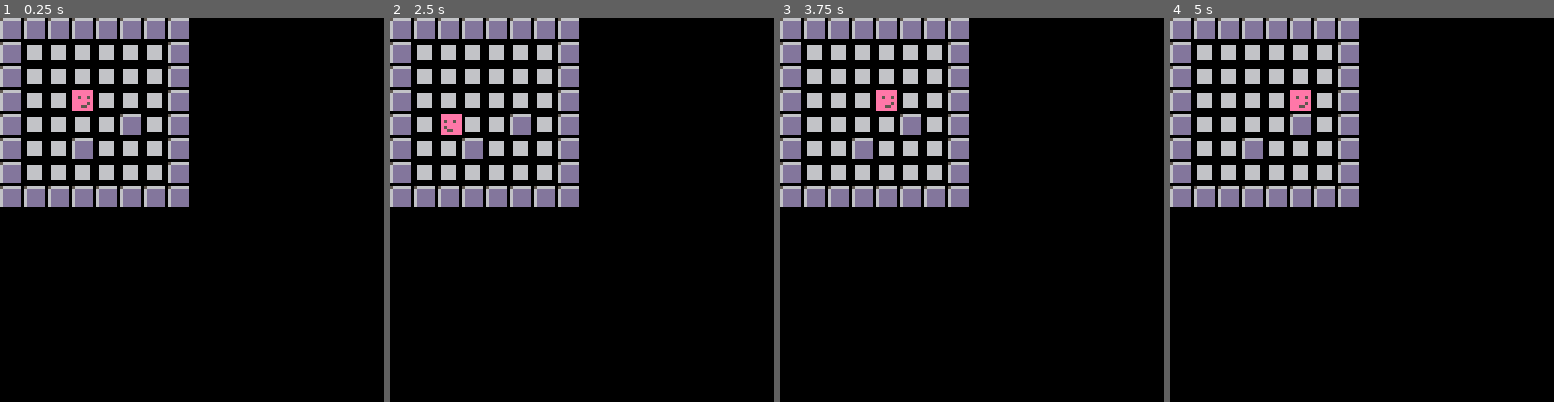
Above: before the commit, frames 1-4 (left to right).
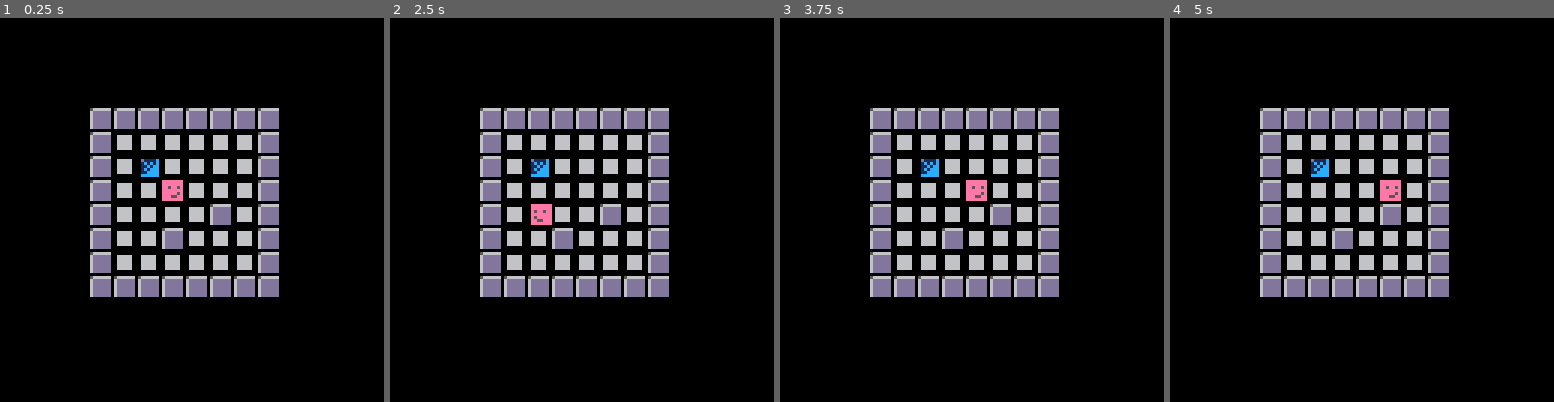
Above: after the commit, the same moments.

Repository: ymendel/parabox
Game: PICO-8 cartridge parabox.p8
The game is run twice, just before and just after one commit, with the same random seed, the same clock (stepped at 60 frames per second) and the same inputs.
Inputs:
- Up to frame 1 (0.25 s): no input
- Up to frame 2 (2.5 s): hold Left 1.97-2.37 s; hold Down from 2.42 s (still down)
- Up to frame 3 (3.75 s): release Down at 2.82 s; hold Right 2.87-3.53 s; hold Up from 3.58 s (still down)
- Up to frame 4 (5 s): release Up at 4.08 s; hold Right 4.13-4.53 s; hold Down from 4.58 s (still down)

The runs differ from the first frame. In frame 1, 26% of the frame differs, in the area x 0-73%, y 0-73%; in frame 2, 26%; in frame 3, 26%; in frame 4, 26%.

Commit message:
handle pushing box around
This works okay with a single box and pushing it, and not letting it go
into the wall or have the player on top. I bet this is not going to be
great with multiple boxes, though.

Diff:
--- a/game.lua
+++ b/game.lua
@@ -1,4 +1,6 @@
 function game_init()
+  boxes_init()
+  map_init()
   player_init()
 end
 
@@ -8,6 +10,69 @@
 
 function game_draw()
   cls()
+  camera(-30,-30)
   map()
+  boxes_draw()
   player_draw()
+  camera()
 end
+
+function boxes_init()
+  boxes={}
+end
+
+function boxes_draw()
+  for box in all(boxes) do
+    local coords=map_to_screen_coords(box.x,box.y)
+    spr(box.spr,coords[1],coords[2])
+  end
+end
+
+function push_boxes()
+  for box in all(boxes) do
+    if (pl.x==box.x and pl.y==box.y) then
+      local px,py=box.x,box.y
+      box.x+=pl.dx
+      box.y+=pl.dy
+      local tile=mget(box.x,box.y)
+      if (tile_blocking(tile)) then
+        box.x,box.y=px,py
+      end
+    end
+  end
+end
+
+function pl_on_box()
+  for box in all(boxes) do
+    if (pl.x==box.x and pl.y==box.y) then
+      return true
+    end
+  end
+  return false
+end
+
+function map_init()
+  map()
+  for i=0,15 do
+    for j=0,15 do
+      local tile=mget(i,j)
+      if (tile_moveable(tile)) then
+        local nb={
+          spr=tile,
+          x=i,
+          y=j,
+        }
+        add(boxes,nb)
+        mset(i,j,17)
+      end
+    end
+  end
+end
+
+function tile_blocking(tile)
+  return fget(tile,1)
+end
+
+function tile_moveable(tile)
+  return fget(tile,2)
+end
--- a/parabox.p8
+++ b/parabox.p8
@@ -11,12 +11,12 @@
 #include player.lua
 __gfx__
 00000000eeeeeee00000000000000000000000000000000000000000000000000000000000000000000000000000000000000000000000000000000000000000
-00000000eeeeeee00dccc11000000000000000000000000000000000000000000000000000000000000000000000000000000000000000000000000000000000
-00700700ee5ee5e00c11111000000000000000000000000000000000000000000000000000000000000000000000000000000000000000000000000000000000
-00077000eeeeeee00c11111000000000000000000000000000000000000000000000000000000000000000000000000000000000000000000000000000000000
-00077000eeeee5e00c11111000000000000000000000000000000000000000000000000000000000000000000000000000000000000000000000000000000000
-00700700eee55ee00111111000000000000000000000000000000000000000000000000000000000000000000000000000000000000000000000000000000000
-00000000eeeeeee00111111000000000000000000000000000000000000000000000000000000000000000000000000000000000000000000000000000000000
+00000000eeeeeee00d1111c000000000000000000000000000000000000000000000000000000000000000000000000000000000000000000000000000000000
+00700700ee5ee5e001c1c1c000000000000000000000000000000000000000000000000000000000000000000000000000000000000000000000000000000000
+00077000eeeeeee0011c1cc000000000000000000000000000000000000000000000000000000000000000000000000000000000000000000000000000000000
+00077000eeeee5e001c1ccc000000000000000000000000000000000000000000000000000000000000000000000000000000000000000000000000000000000
+00700700eee55ee0011cccc000000000000000000000000000000000000000000000000000000000000000000000000000000000000000000000000000000000
+00000000eeeeeee00cccccc000000000000000000000000000000000000000000000000000000000000000000000000000000000000000000000000000000000
 00000000000000000000000000000000000000000000000000000000000000000000000000000000000000000000000000000000000000000000000000000000
 56666660000000000000000000000000000000000000000000000000000000000000000000000000000000000000000000000000000000000000000000000000
 6dddddd0066666000000000000000000000000000000000000000000000000000000000000000000000000000000000000000000000000000000000000000000
@@ -26,12 +26,12 @@
 6dddddd0066666000000000000000000000000000000000000000000000000000000000000000000000000000000000000000000000000000000000000000000
 6dddddd0000000000000000000000000000000000000000000000000000000000000000000000000000000000000000000000000000000000000000000000000
 __gff__
-0000000000000000000000000000000002000000000000000000000000000000000000000000000000000000000000000000000000000000000000000000000000000000000000000000000000000000000000000000000000000000000000000000000000000000000000000000000000000000000000000000000000000000
+0000060000000000000000000000000002000000000000000000000000000000000000000000000000000000000000000000000000000000000000000000000000000000000000000000000000000000000000000000000000000000000000000000000000000000000000000000000000000000000000000000000000000000
 0000000000000000000000000000000000000000000000000000000000000000000000000000000000000000000000000000000000000000000000000000000000000000000000000000000000000000000000000000000000000000000000000000000000000000000000000000000000000000000000000000000000000000
 __map__
 1010101010101010000000000000000000000000000000000000000000000000000000000000000000000000000000000000000000000000000000000000000000000000000000000000000000000000000000000000000000000000000000000000000000000000000000000000000000000000000000000000000000000000
 1011111111111110000000000000000000000000000000000000000000000000000000000000000000000000000000000000000000000000000000000000000000000000000000000000000000000000000000000000000000000000000000000000000000000000000000000000000000000000000000000000000000000000
-1011111111111110000000000000000000000000000000000000000000000000000000000000000000000000000000000000000000000000000000000000000000000000000000000000000000000000000000000000000000000000000000000000000000000000000000000000000000000000000000000000000000000000
+1011021111111110000000000000000000000000000000000000000000000000000000000000000000000000000000000000000000000000000000000000000000000000000000000000000000000000000000000000000000000000000000000000000000000000000000000000000000000000000000000000000000000000
 1011111111111110000000000000000000000000000000000000000000000000000000000000000000000000000000000000000000000000000000000000000000000000000000000000000000000000000000000000000000000000000000000000000000000000000000000000000000000000000000000000000000000000
 1011111111101110000000000000000000000000000000000000000000000000000000000000000000000000000000000000000000000000000000000000000000000000000000000000000000000000000000000000000000000000000000000000000000000000000000000000000000000000000000000000000000000000
 1011111011111110000000000000000000000000000000000000000000000000000000000000000000000000000000000000000000000000000000000000000000000000000000000000000000000000000000000000000000000000000000000000000000000000000000000000000000000000000000000000000000000000
--- a/player.lua
+++ b/player.lua
@@ -8,8 +8,7 @@
 end
 
 function player_update()
-  px=pl.x
-  py=pl.y
+  local px,py=pl.x,pl.y
 
   pl_init_move()
 
@@ -20,7 +19,11 @@
 
   pl_do_move()
 
-  if (pl_out_of_bounds() or pl_hit_barrier()) pl.x=px pl.y=py
+  if (pl_out_of_bounds() or pl_hit_barrier()) pl.x,pl.y=px,py
+
+  push_boxes()
+
+  if (pl_on_box()) pl.x,pl.y=px,py
 end
 
 function pl_init_move()
@@ -49,9 +52,7 @@
 
 function pl_hit_barrier()
   local tile=mget(pl.x, pl.y)
-  if (fget(tile,1)) return true
-
-  return false
+  return tile_blocking(tile)
 end
 
 function player_draw()
